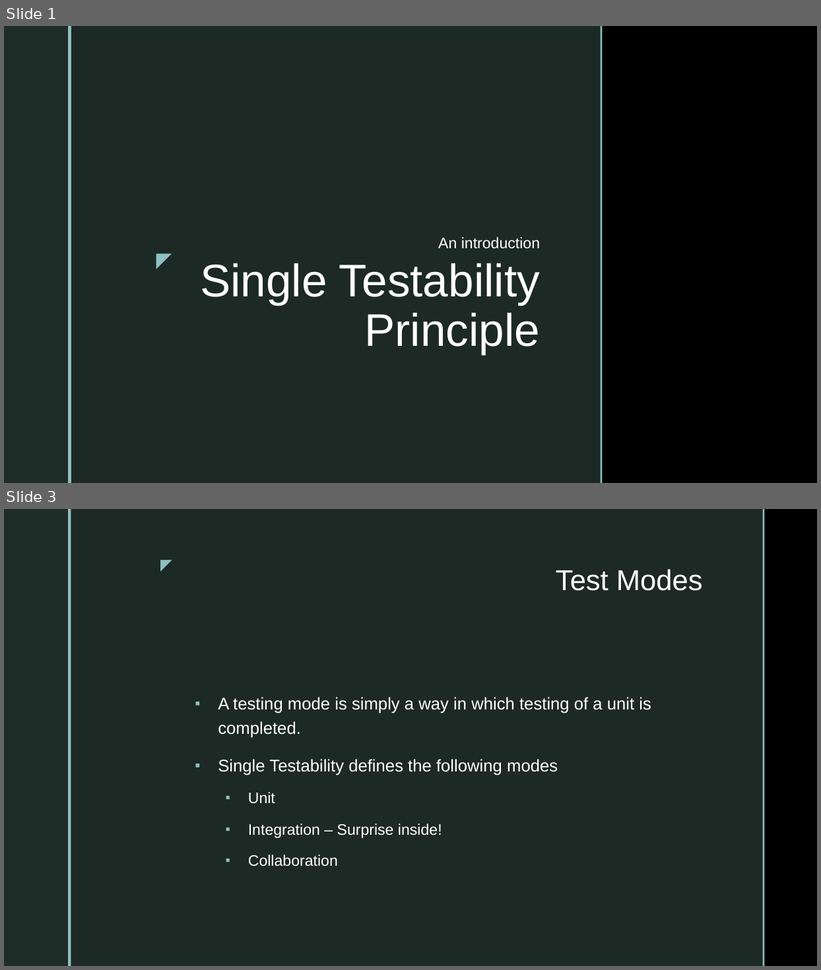
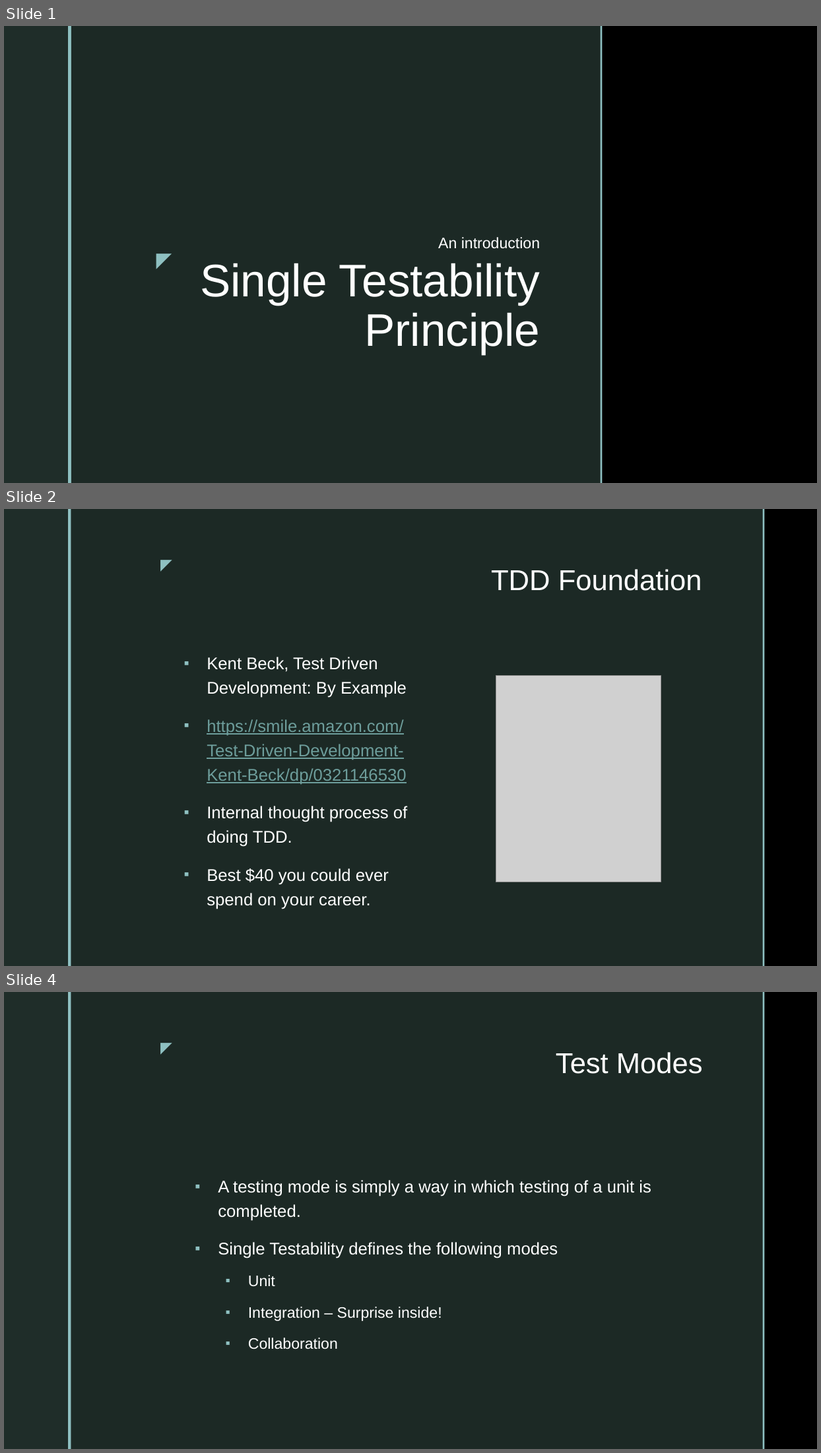
Before and after one commit to mvphelps/SingleTestabilityPrinciple, a slide deck: SingleTestabilityPrinciple.pptx. Shown one above the other, each under a label of ours: slides 1 and 3 before the commit, slides 1, 2 and 4 after it; the slides between them are not shown. The pictures are 821x970 and 821x1453 pixels, drawn with LibreOffice and Linux fonts; fonts in the diff are those of the drawing; grey boxes stand for pictures; background and template pictures are left out. Boxes give left, top, right and bottom in pixels: in the first picture for what was removed or moved away, otherwise in the second. Text is boxed around its words. In the diff, an @@ line names an element or a change of style, - is before the commit and + after.

```diff
--- a/SingleTestabilityPrinciple.pptx
+++ b/SingleTestabilityPrinciple.pptx
@@ slide 2 added at (x1=4, y1=509, x2=817, y2=966), background picture (left out); not listed: 5 template elements that a slide beside it also shows @@
@@ title added at (x1=491, y1=569, x2=702, y2=591), 34 pt, text #FFFFFF @@
+TDD Foundation
@@ text added at (x1=207, y1=657, x2=407, y2=910), 20 pt, text #FFFFFF @@
+▪ Kent Beck, Test Driven Development: By Example
+▪ https://smile.amazon.com/Test-Driven-Development-Kent-Beck/dp/0321146530
+▪ Internal thought process of doing TDD.
+▪ Best $40 you could ever spend on your career.
@@ picture added at (x1=496, y1=676, x2=661, y2=883) @@
@@ what was slide 3 is now slide 4 @@
```
Also in this commit, not shown: 3 slides changed, 2 other slides added.
